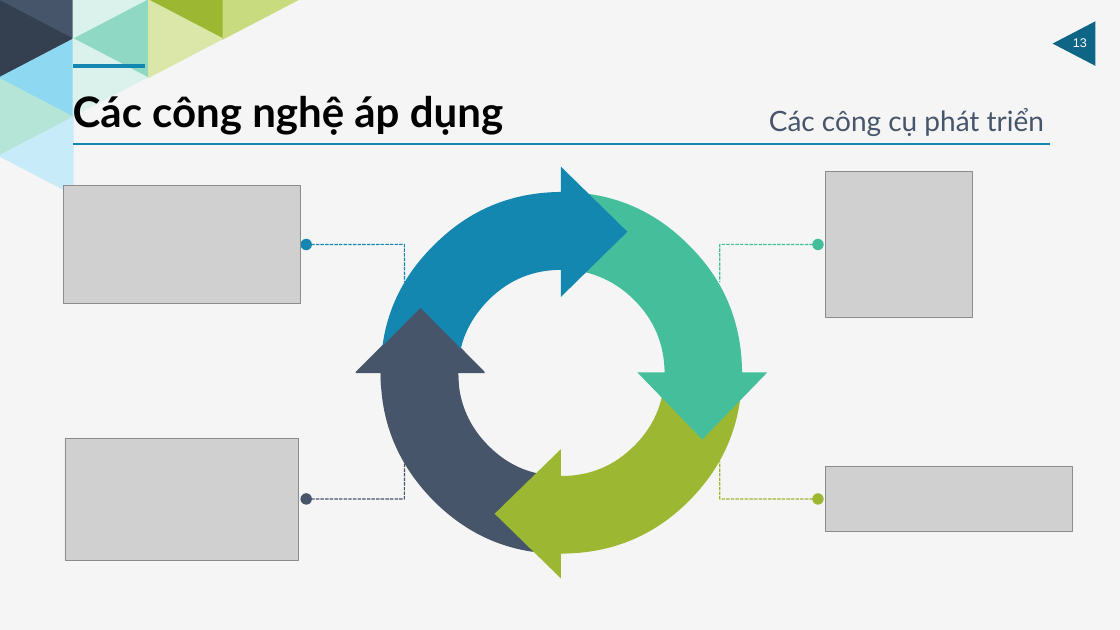
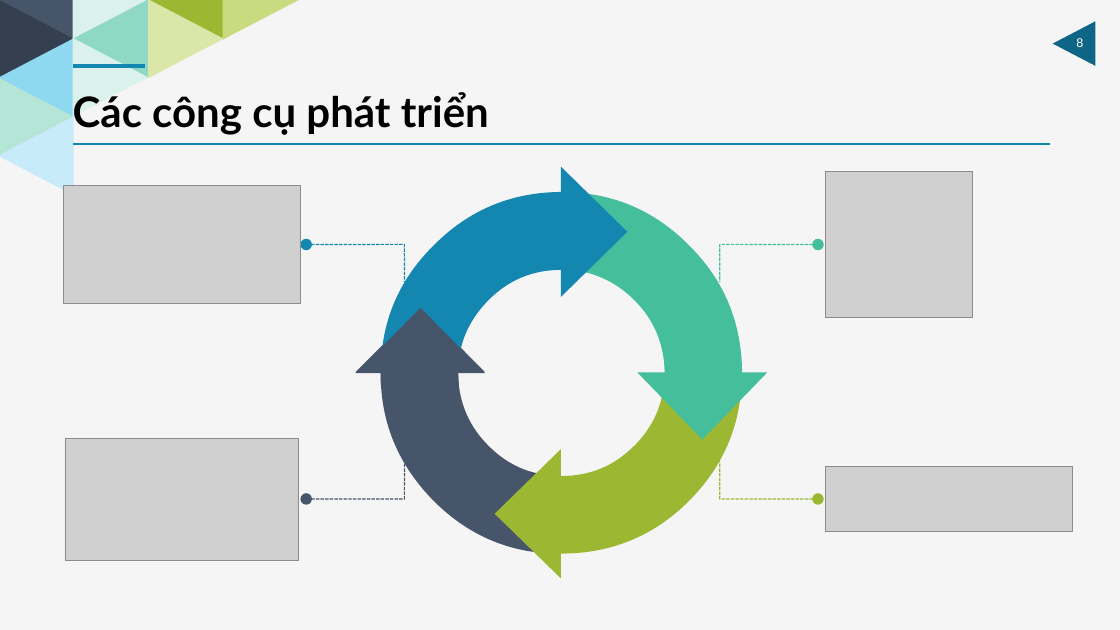
Before and after one commit to HaiUIT-zz/Price-Compare-System, a slide deck: slide 8 of presentation/final-file-present/Report-Project-14012018.pptx (slide 13 before the commit). Drawn at 1120x630 pixels with LibreOffice and Linux fonts; fonts in the diff are those of the drawing; grey boxes stand for pictures. Boxes give left, top, right and bottom in pixels: in the first picture for what was removed or moved away, otherwise in the second. Text is boxed around its words. In the diff, an @@ line names an element or a change of style, - is before the commit and + after.

```diff
--- a/presentation/final-file-present/Report-Project-14012018.pptx
+++ b/presentation/final-file-present/Report-Project-14012018.pptx
@@ page number at (1076,38,1083,47): text changed @@
-13
+8
@@ text at (73,92,489,135): text changed @@
-Các công nghệ áp dụng
+Các công cụ phát triển
@@ text removed at (769,108,1044,136) @@
-Các công cụ phát triển
```
Also in this commit, not shown: 10 other slides changed, 1 slide added, 2 slides removed, 8 other files.
